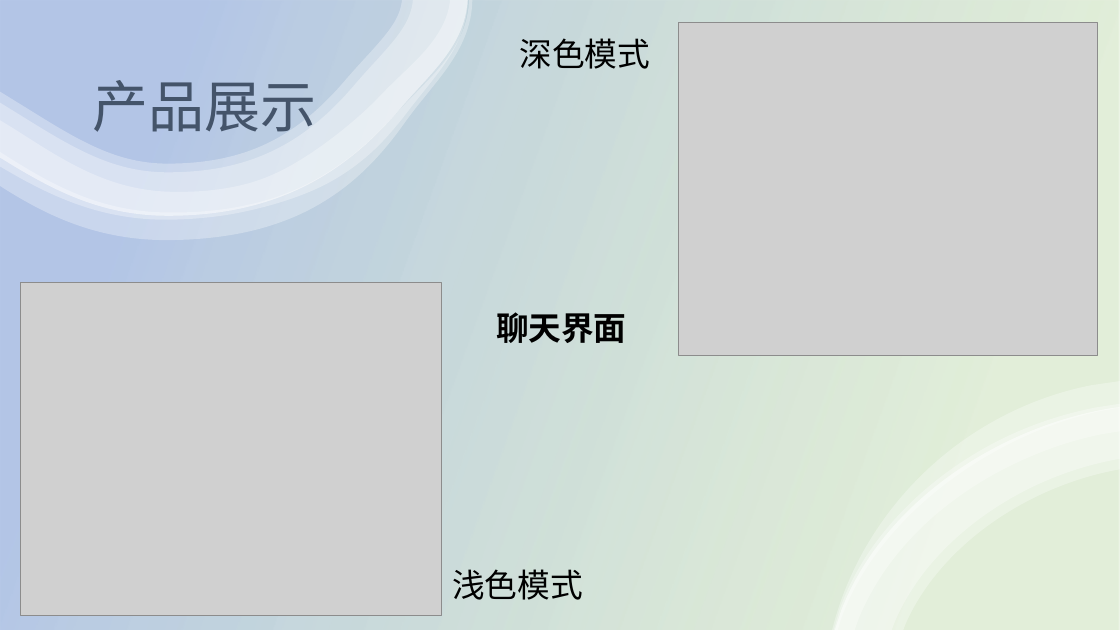
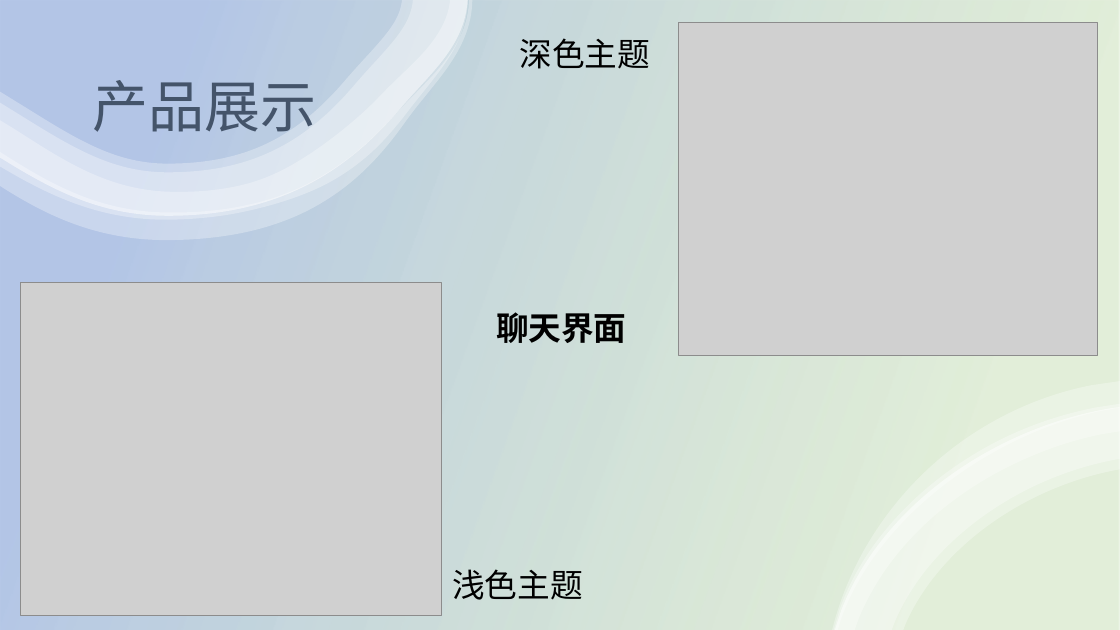
Before and after one commit to SeeChen/LCS_lanChatSoftware, a slide deck: slide 14 of LCS-实时通讯软件5组/LCS实时通讯软件.pptx (slide 10 before the commit). Drawn at 1120x630 pixels with LibreOffice and Linux fonts; fonts in the diff are those of the drawing; grey boxes stand for pictures. Boxes give left, top, right and bottom in pixels: in the first picture for what was removed or moved away, otherwise in the second. Text is boxed around its words. In the diff, an @@ line names an element or a change of style, - is before the commit and + after.

```diff
--- a/LCS-实时通讯软件5组/LCS实时通讯软件.pptx
+++ b/LCS-实时通讯软件5组/LCS实时通讯软件.pptx
@@ text at box(520, 38, 651, 69): text changed @@
-深色模式
+深色主题
@@ text at box(452, 569, 583, 600): text changed @@
-浅色模式
+浅色主题
```
Also in this commit, not shown: 4 other slides changed, 4 slides added, 1 other file.
